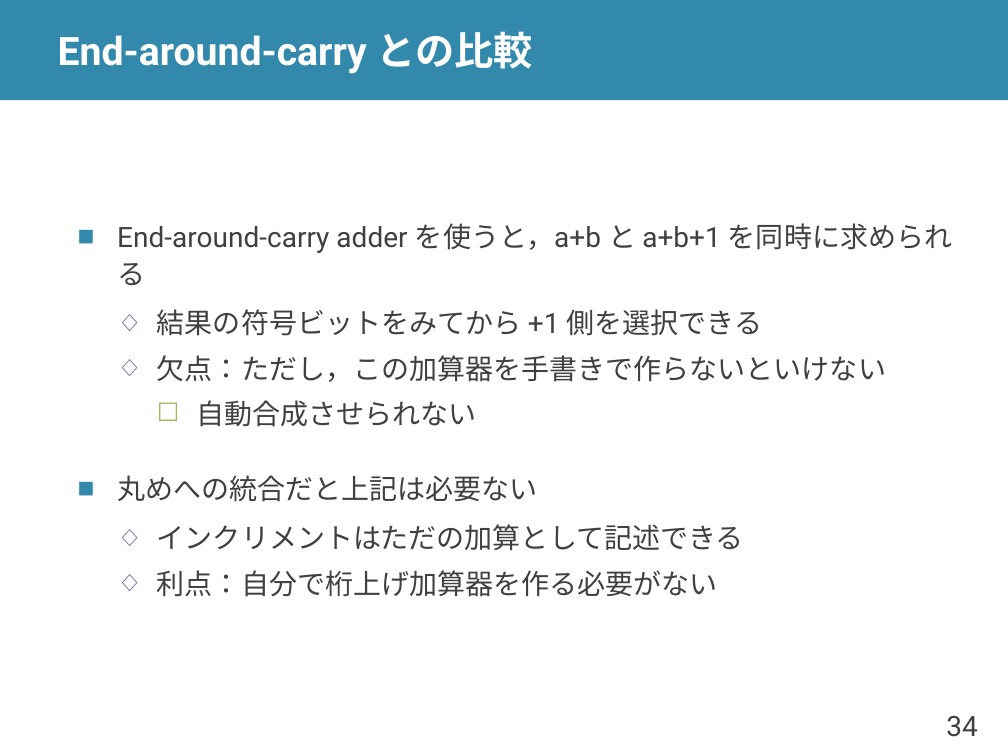
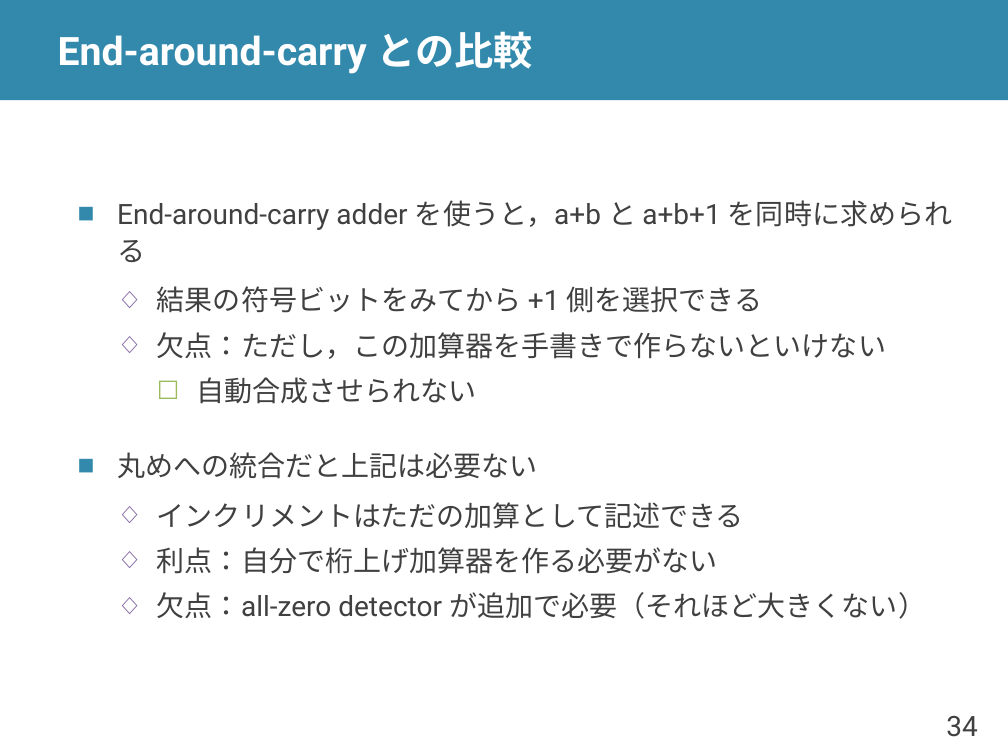
Before and after one commit to shioyadan/advanced-computer-organization, a slide deck: slide 34 of aco-shioya-appendix-fpu.pptx. Drawn at 1008x756 pixels with LibreOffice and Linux fonts; fonts in the diff are those of the drawing. Boxes give left, top, right and bottom in pixels: in the first picture for what was removed or moved away, otherwise in the second. Text is boxed around its words. In the diff, an @@ line names an element or a change of style, - is before the commit and + after.

```diff
--- a/aco-shioya-appendix-fpu.pptx
+++ b/aco-shioya-appendix-fpu.pptx
@@ text at [157, 592, 926, 619]: paragraph added @@
+  ◇ 欠点：all-zero detector が追加で必要（それほど大きくない）
```
Also in this commit, not shown: 10 other slides changed.
